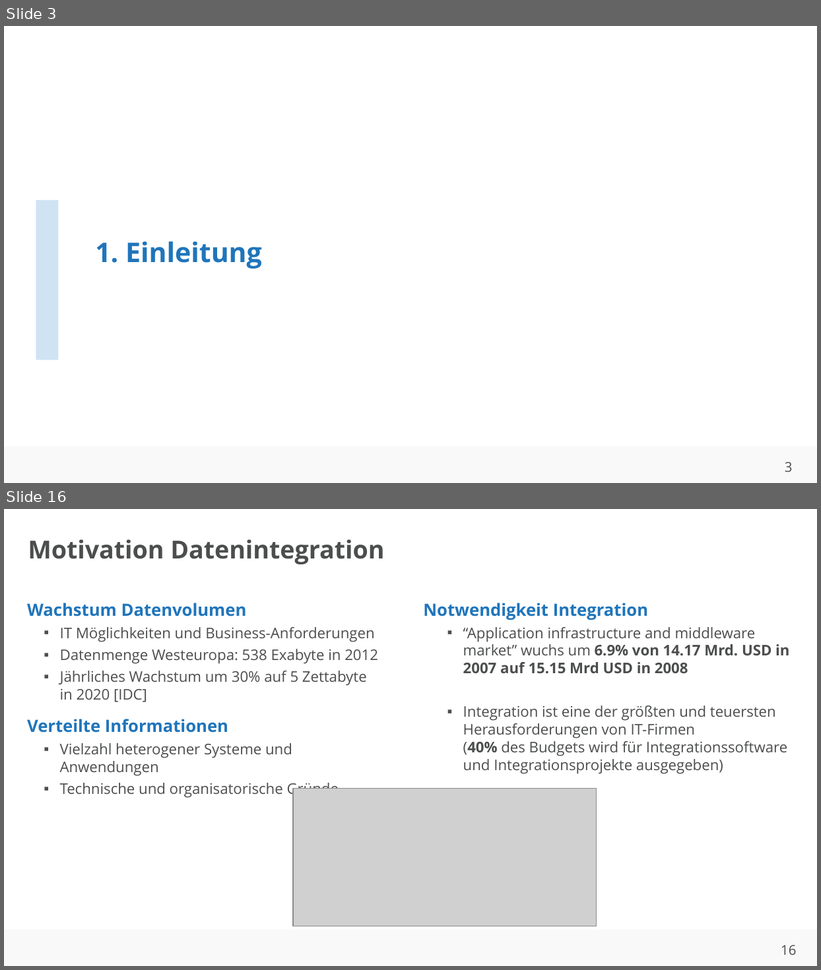
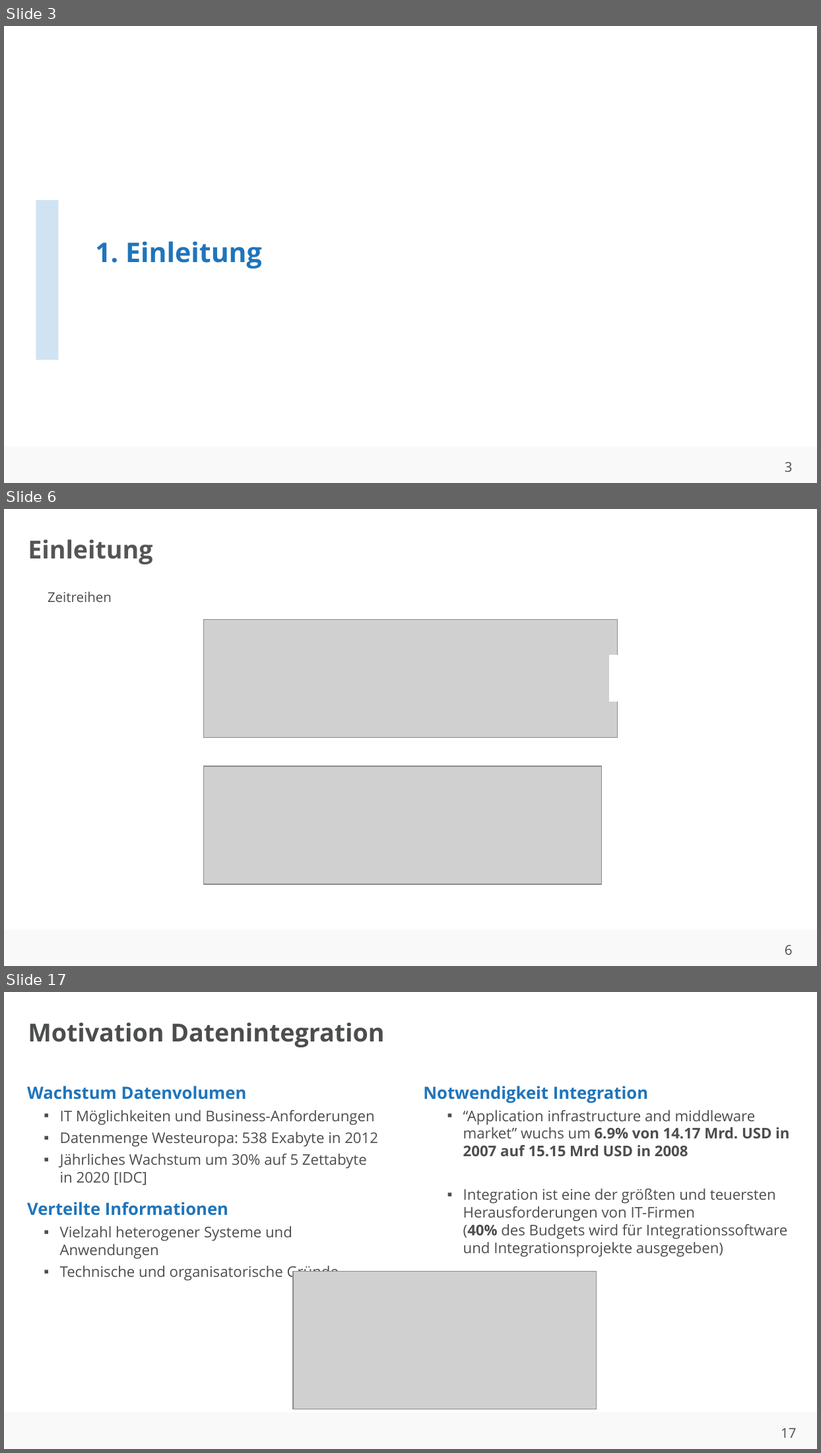
Before and after one commit to ahndavin/Abschlussarbeit_Bachelor, a slide deck: Kolloquium/Kolloquium.pptx. Shown one above the other, each under a label of ours: slides 3 and 16 before the commit, slides 3, 6 and 17 after it; the slides between them are not shown. The pictures are 821x970 and 821x1453 pixels, drawn with LibreOffice and Linux fonts; fonts in the diff are those of the drawing; grey boxes stand for pictures; background and template pictures are left out. Boxes give left, top, right and bottom in pixels: in the first picture for what was removed or moved away, otherwise in the second. Text is boxed around its words. In the diff, an @@ line names an element or a change of style, - is before the commit and + after.

```diff
--- a/Kolloquium/Kolloquium.pptx
+++ b/Kolloquium/Kolloquium.pptx
@@ slide 6 added at (x1=4, y1=509, x2=817, y2=966), background #FFFFFF; not listed: 2 template elements that a slide beside it also shows @@
@@ title added at (x1=28, y1=539, x2=152, y2=564), 22 pt, text #555555, bold @@
+Einleitung
@@ text added at (x1=48, y1=591, x2=112, y2=602), 12 pt, text #4C4D4D @@
+Zeitreihen
@@ picture added at (x1=203, y1=620, x2=617, y2=737) @@
@@ rectangle added at (x1=610, y1=656, x2=628, y2=701), fill #FFFFFF, outline #FFFFFF 1 pt @@
@@ picture added at (x1=203, y1=767, x2=602, y2=885) @@
@@ what was slide 16 is now slide 17 @@
@@ page number at (x1=781, y1=1428, x2=796, y2=1438): text changed @@
-16
+17
```
Also in this commit, not shown: 10 slides changed, 3 other slides added, 3 slides removed, 2 other files.
